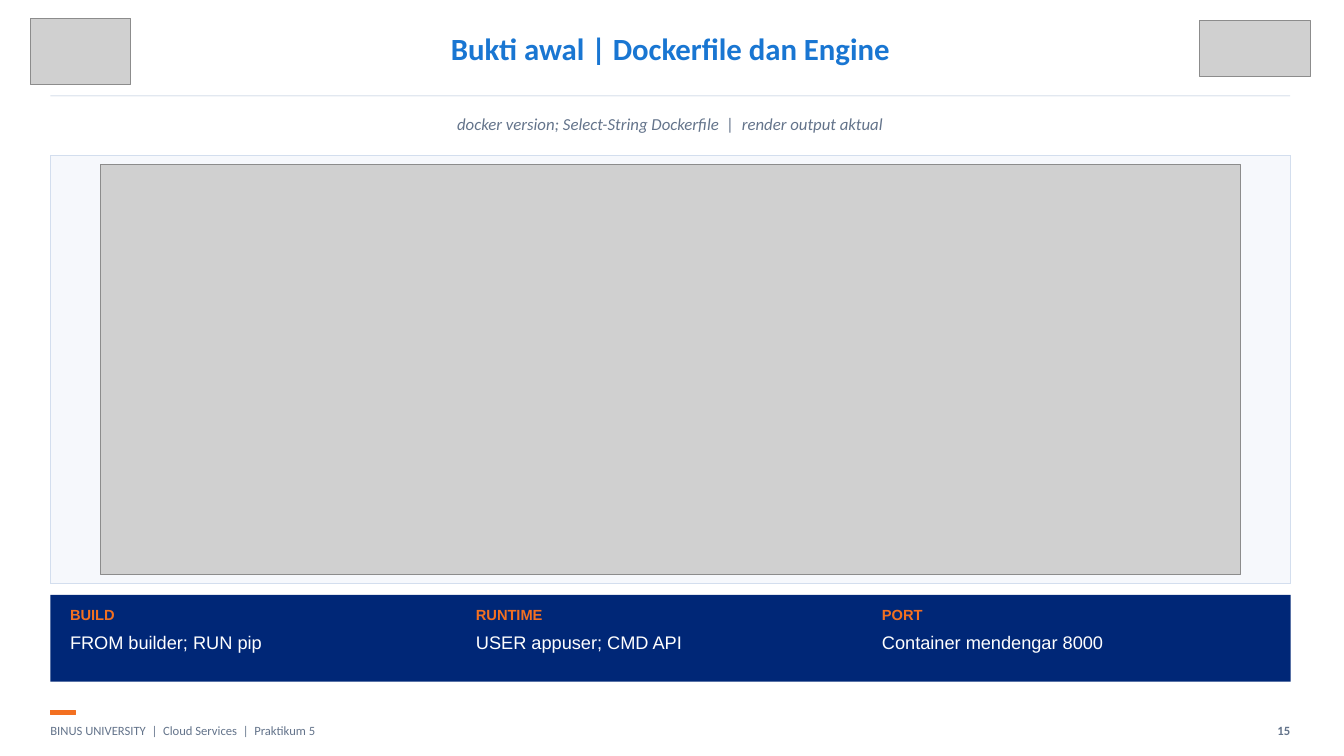
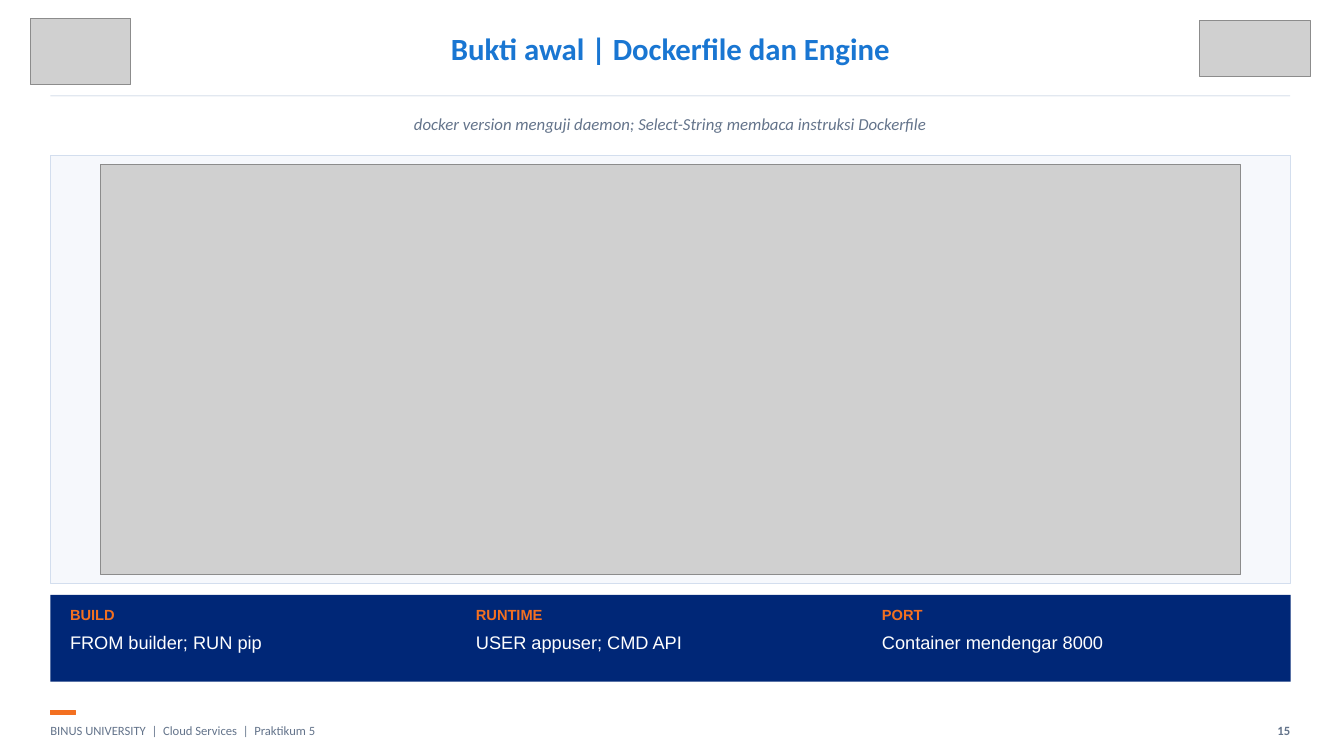
Before and after one commit to SeedFlora/meet5CloudService, a slide deck: slide 15 of slides/LAB05_Cloud_Notes_Bukti_Live.pptx. Drawn at 1344x756 pixels with LibreOffice and Linux fonts; fonts in the diff are those of the drawing; grey boxes stand for pictures. Boxes give left, top, right and bottom in pixels: in the first picture for what was removed or moved away, otherwise in the second. Text is boxed around its words. In the diff, an @@ line names an element or a change of style, - is before the commit and + after.

```diff
--- a/slides/LAB05_Cloud_Notes_Bukti_Live.pptx
+++ b/slides/LAB05_Cloud_Notes_Bukti_Live.pptx
@@ text at [414, 118, 926, 133]: text changed @@
-docker version; Select-String Dockerfile | render output aktual
+docker version menguji daemon; Select-String membaca instruksi Dockerfile
```
Also in this commit, not shown: 1 other slide changed.
